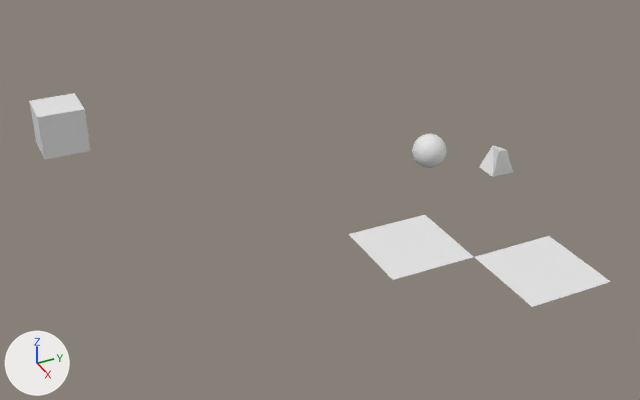
Two versions of the Blender file scenes/maze.blend, one commit apart.
Both versions are drawn from a camera (50 mm lens) standing at (14.97, -10.89, 10.39) and looking at (-0.94, -3.23, 0.48). Arrows for +X, +Y and +Z are at lower left; the lights stay in place.

In view in the first picture: 'Plane1', 'Plane2', 'Player', 'Target', 'Wall'.
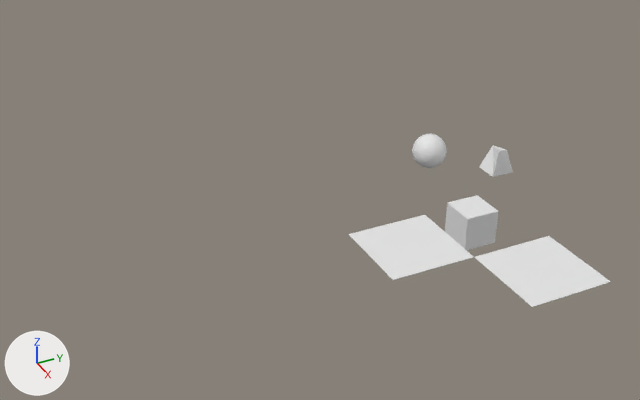
Location of each change, [x1, y1, x2, y2] in pixels of the pictures (640 x 400 px):
'Wall', moved: before [29, 93, 90, 159]; after [445, 195, 498, 250]

The edits, one by one:
Object 'Wall' (ob_wall) moves from (-3.68, -8.29, 2.2) to (-2.25, 2.04, -2.18).
